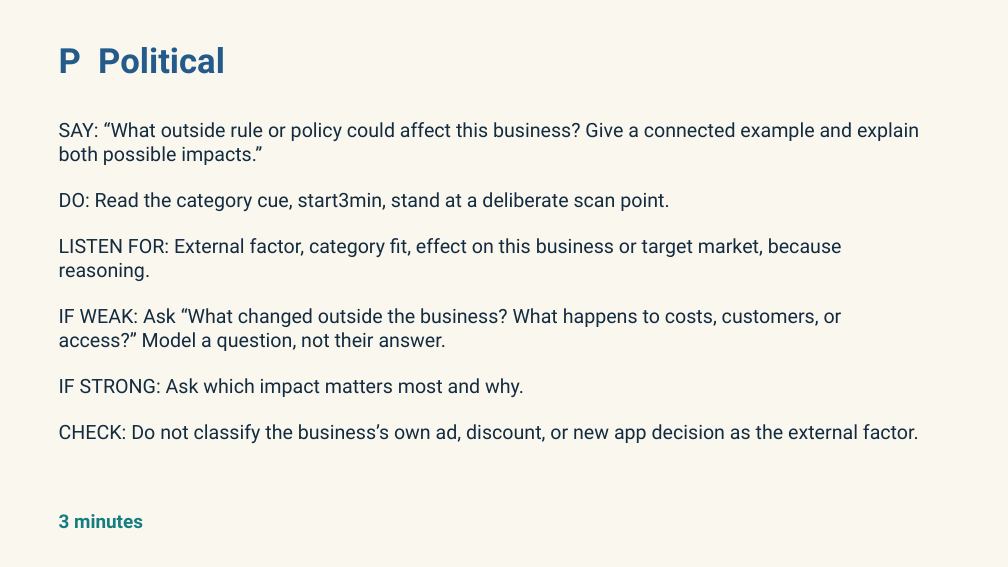
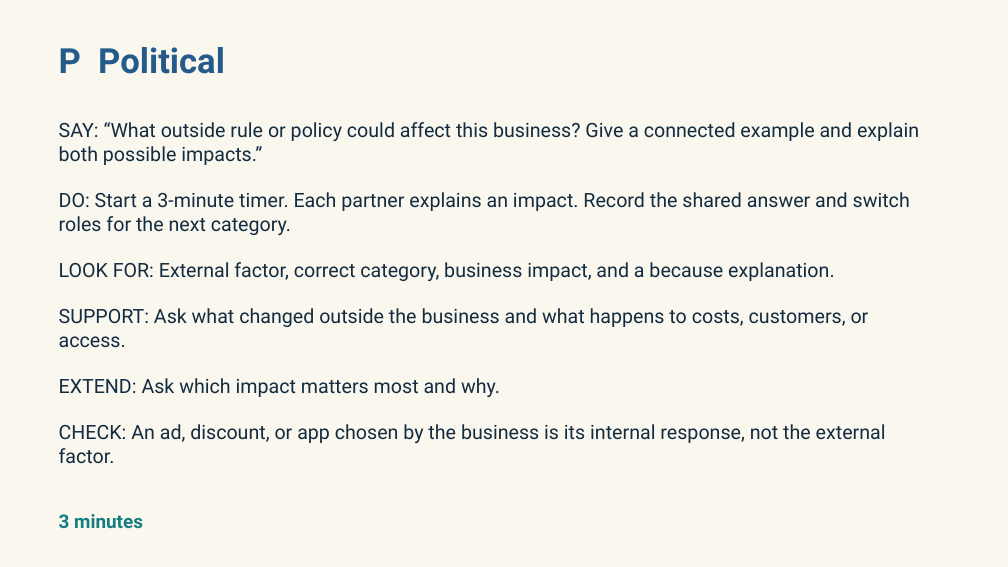
Before and after one commit to pzg8794/teaching-placement, a slide deck: slide 7 of second-placement/planning/chapter-2-marketing-plan/2026-10-14-PEST-Piter-Run-Guide-v1.pptx. Drawn at 1008x567 pixels with LibreOffice and Linux fonts; fonts in the diff are those of the drawing. Boxes give left, top, right and bottom in pixels: in the first picture for what was removed or moved away, otherwise in the second. Text is boxed around its words. In the diff, an @@ line names an element or a change of style, - is before the commit and + after.

```diff
--- a/second-placement/planning/chapter-2-marketing-plan/2026-10-14-PEST-Piter-Run-Guide-v1.pptx
+++ b/second-placement/planning/chapter-2-marketing-plan/2026-10-14-PEST-Piter-Run-Guide-v1.pptx
@@ text at bbox=[59, 192, 910, 464]: text changed @@
-DO: Read the category cue, start3min, stand at a deliberate scan point.
-LISTEN FOR: External factor, category fit, effect on this business or target market, because reasoning.
-IF WEAK: Ask “What changed outside the business? What happens to costs, customers, or access?” Model a question, not their answer.
-IF STRONG: Ask which impact matters most and why.
-CHECK: Do not classify the business’s own ad, discount, or new app decision as the external factor.
+DO: Start a 3-minute timer. Each partner explains an impact. Record the shared answer and switch roles for the next category.
+LOOK FOR: External factor, correct category, business impact, and a because explanation.
+SUPPORT: Ask what changed outside the business and what happens to costs, customers, or access.
+EXTEND: Ask which impact matters most and why.
+CHECK: An ad, discount, or app chosen by the business is its internal response, not the external factor.
```
Also in this commit, not shown: 8 other slides changed, 6 other files.
